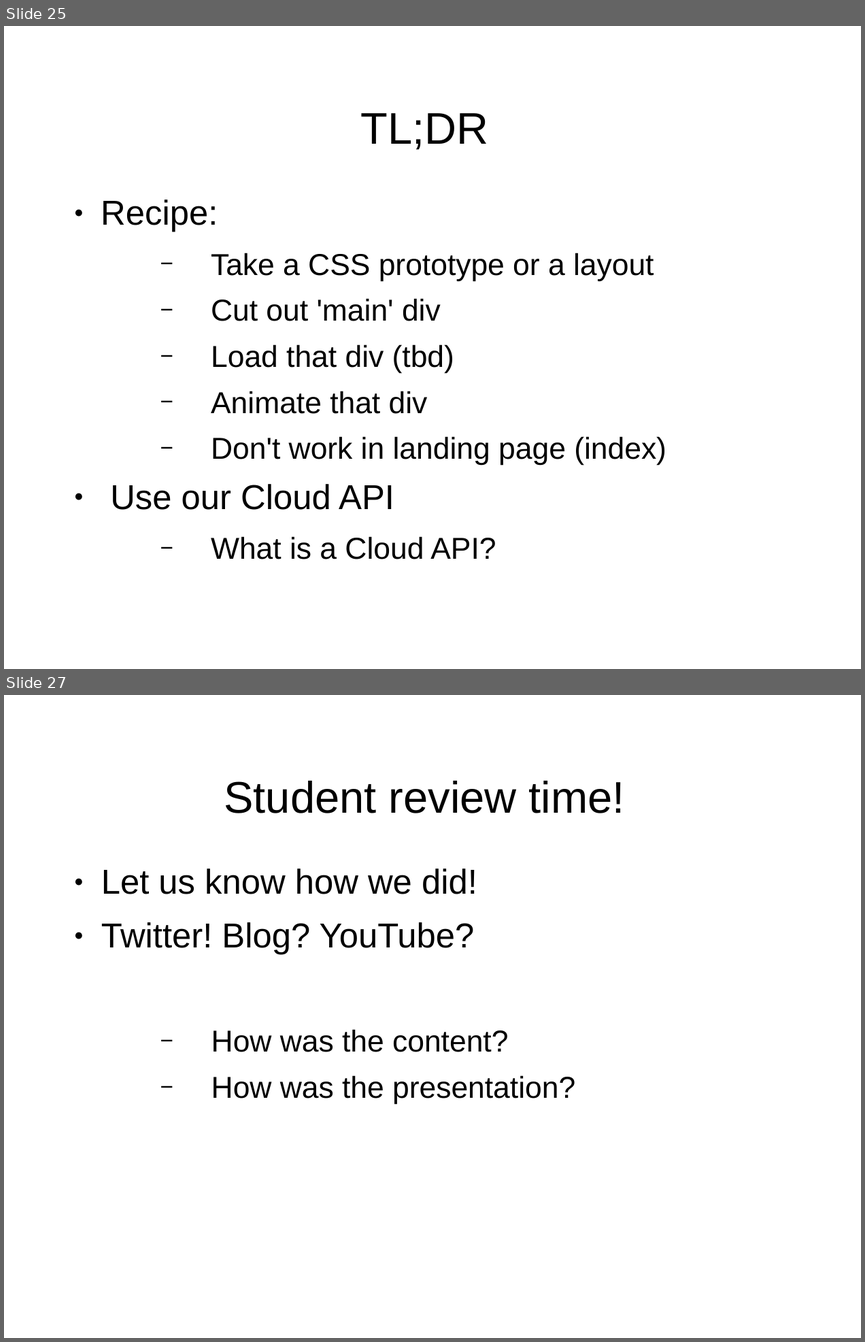
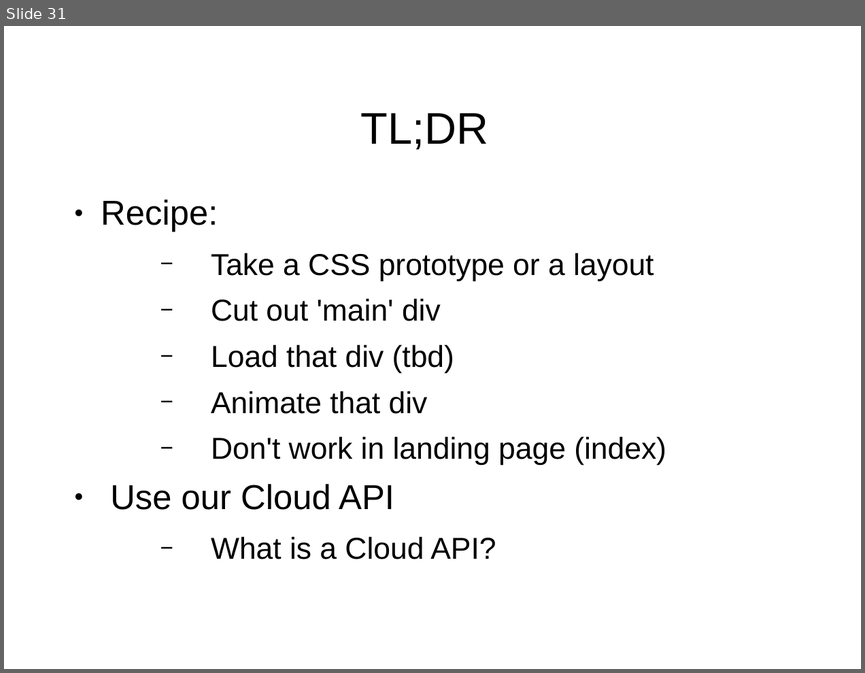
Before and after one commit to shawea/blueGrass, a slide deck: trainTheTrainer/2of2.odp. Shown one above the other, each under a label of ours: slides 25 and 27 before the commit, slide 31 after it; the slides between them are not shown. The pictures are 865x1342 and 865x673 pixels, drawn with LibreOffice and Linux fonts; fonts in the diff are those of the drawing; background and template pictures are left out. Boxes give left, top, right and bottom in pixels: in the first picture for what was removed or moved away, otherwise in the second. Text is boxed around its words. In the diff, an @@ line names an element or a change of style, - is before the commit and + after.

```diff
--- a/trainTheTrainer/2of2.odp
+++ b/trainTheTrainer/2of2.odp
@@ slide 27 removed at [4, 695, 861, 1338], background picture (left out) @@
@@ title removed at [224, 781, 625, 813] @@
-Student review time!
@@ text removed at [101, 868, 575, 1104] @@
-● Let us know how we did!
-● Twitter! Blog? YouTube?
-  − How was the content?
-  − How was the presentation?
@@ what was slide 25 is now slide 31 @@
```
Also in this commit, not shown: 3 slides changed, 5 slides added, 22 other files.
